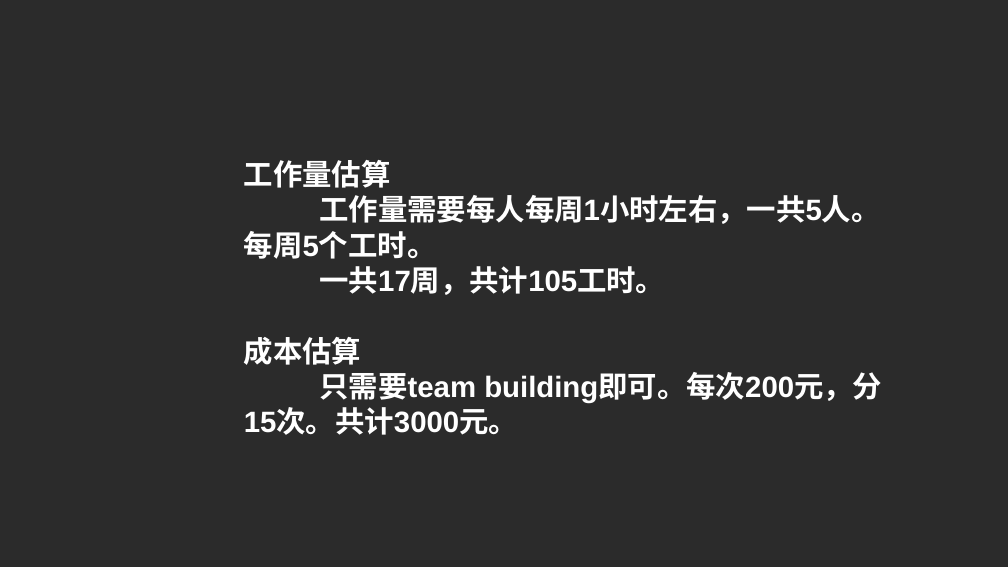
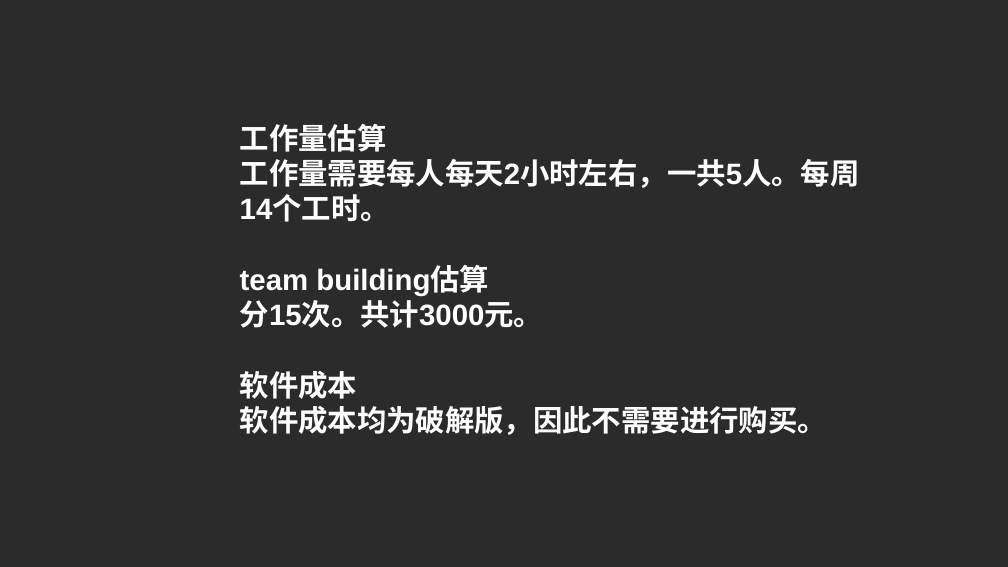
Before and after one commit to tmaczjj/2017work, a slide deck: slide 33 of week5/ppt文档/[prd-03,31501311]项目计划ppt.pptx (slide 30 before the commit). Drawn at 1008x567 pixels with LibreOffice and Linux fonts; fonts in the diff are those of the drawing; background and template pictures are left out; a plain dark background stands for a picture behind light text. Boxes give left, top, right and bottom in pixels: in the first picture for what was removed or moved away, otherwise in the second. Text is boxed around its words. In the diff, an @@ line names an element or a change of style, - is before the commit and + after.

```diff
--- a/week5/ppt文档/[prd-03,31501311]项目计划ppt.pptx
+++ b/week5/ppt文档/[prd-03,31501311]项目计划ppt.pptx
@@ text "工作量估算": place and size @@
-text "工作量估算" at bbox=[244, 160, 882, 435]
+text "工作量估算" at bbox=[240, 124, 860, 435]
@@ text at bbox=[240, 159, 860, 435]: text changed @@
-工作量需要每人每周1小时左右，一共5人。每周5个工时。
-一共17周，共计105工时。
-成本估算
-只需要team building即可。每次200元，分15次。共计3000元。
+工作量需要每人每天2小时左右，一共5人。每周14个工时。
+team building估算
+分15次。共计3000元。
+软件成本
+软件成本均为破解版，因此不需要进行购买。
```
Also in this commit, not shown: 2 other slides changed, 7 slides added, 1 slide removed, 5 other files.
